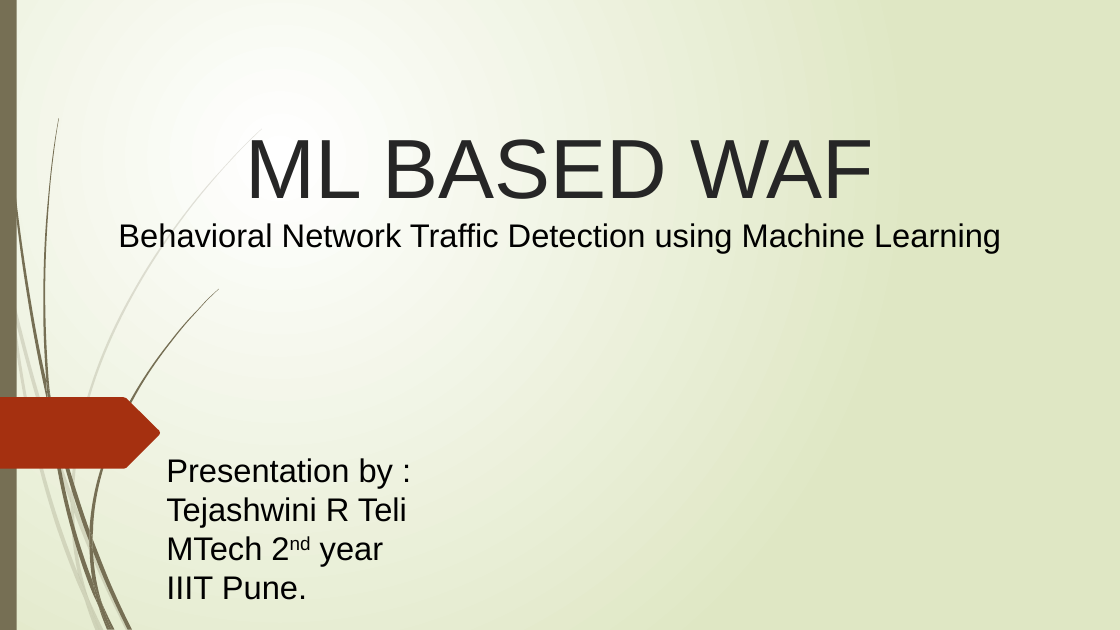
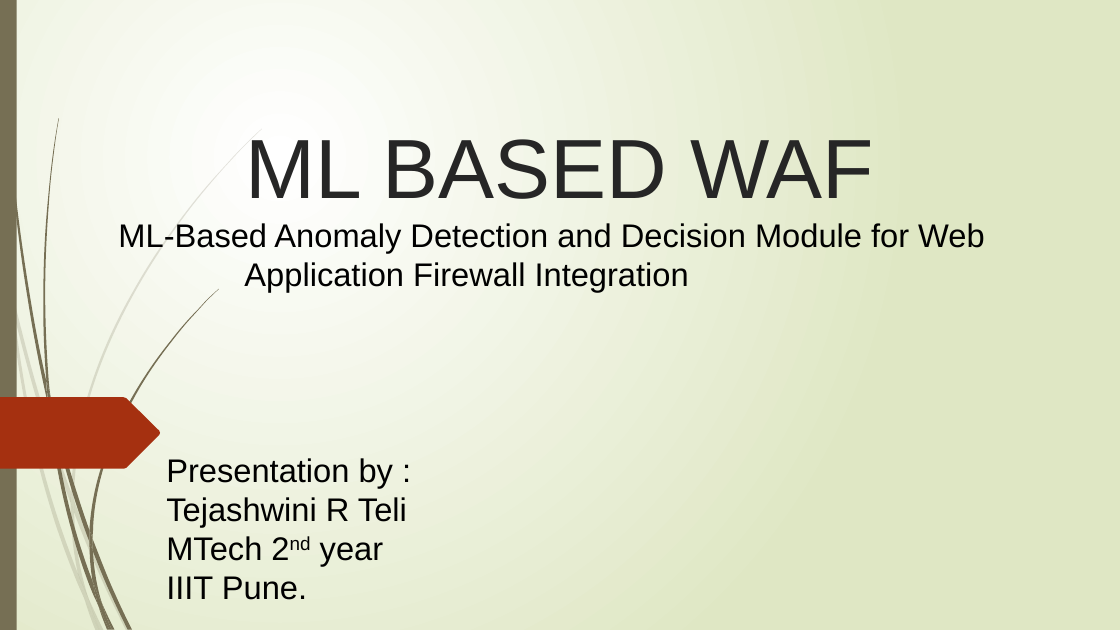
Before and after one commit to Tej-79/ML_WAF, a slide deck: slide 1 of ML_WAF.pptx. Drawn at 1120x630 pixels with LibreOffice and Linux fonts; fonts in the diff are those of the drawing. Boxes give left, top, right and bottom in pixels: in the first picture for what was removed or moved away, otherwise in the second. Text is boxed around its words. In the diff, an @@ line names an element or a change of style, - is before the commit and + after.

Commit message:
Updated PPT

```diff
--- a/ML_WAF.pptx
+++ b/ML_WAF.pptx
@@ subtitle at (118, 223, 985, 292): text changed @@
-Behavioral Network Traffic Detection using Machine Learning
+ML-Based Anomaly Detection and Decision Module for Web Application Firewall Integration
```
